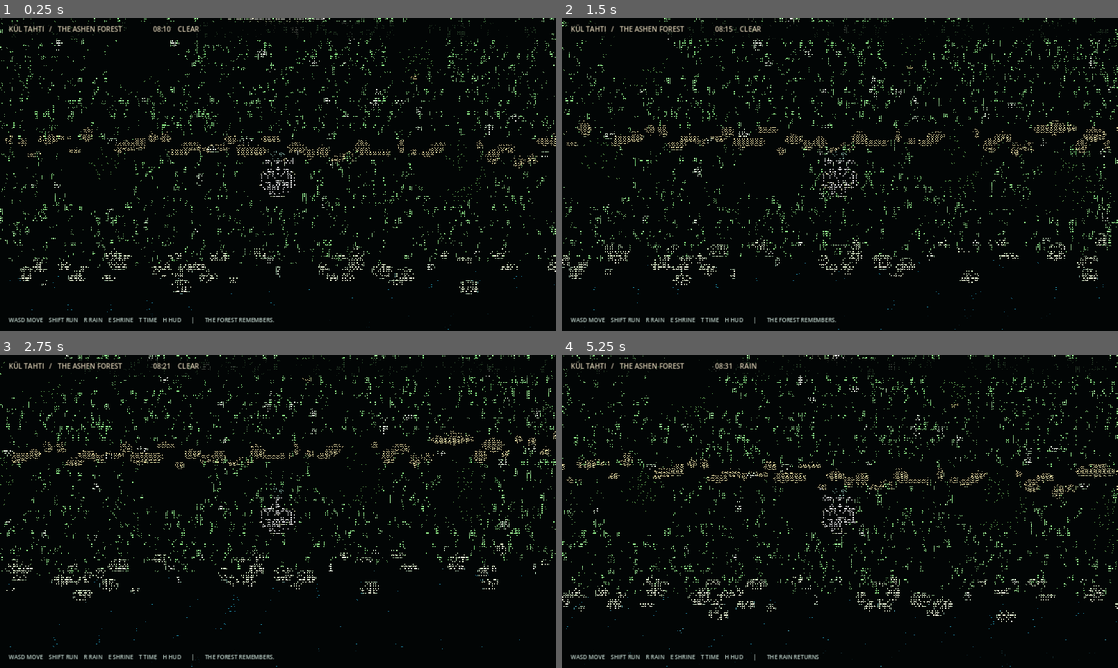
Above: before the commit, frames 1-4 (two rows, left to right).
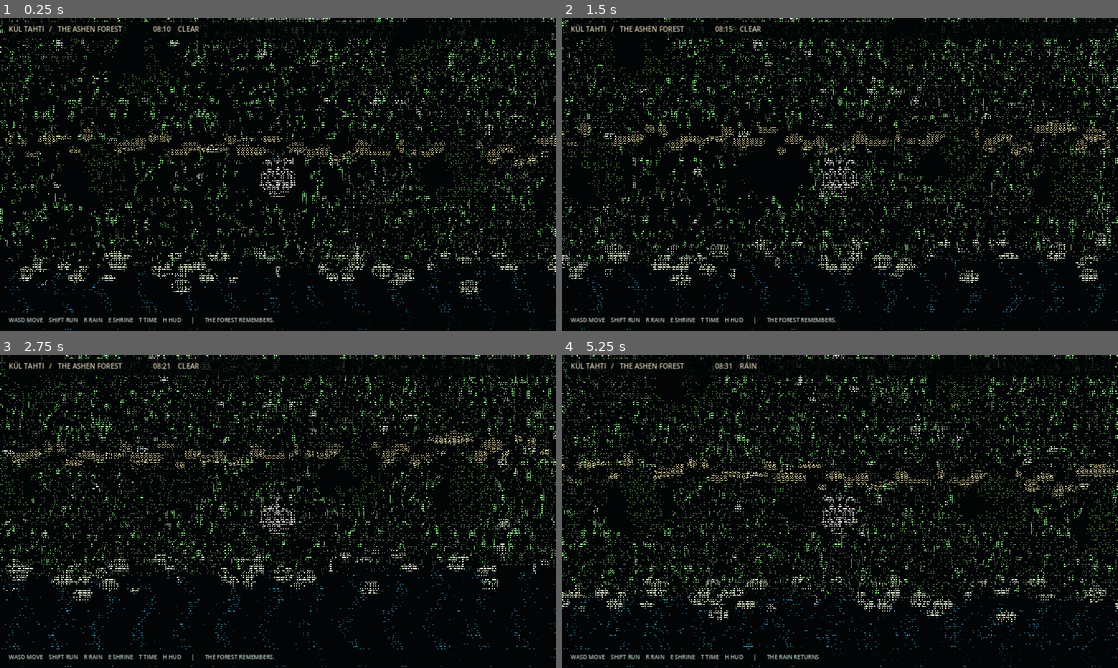
Above: after the commit, the same moments.

Repository: furkhans4o4-create/KUL-TAHTI
Game: Godot game, scene res://scenes/main.tscn
The game is run twice, just before and just after one commit, with the same random seed, the same clock (stepped at 60 frames per second) and the same inputs.
Inputs:
- Up to frame 1 (0.25 s): no input
- Up to frame 2 (1.5 s): tap Enter at 0.5 s; hold D 0.53-1.28 s; hold Shift 0.53-1.28 s; tap Space at 0.77 s; hold S from 1.28 s (still down); tap 1 at 1.35 s
- Up to frame 3 (2.75 s): tap Space at 1.52 s; release S at 2.03 s; hold D from 2.03 s (still down); tap 2 at 2.1 s
- Up to frame 4 (5.25 s): release D at 2.78 s; hold W 2.78-3.53 s; tap 3 at 2.85 s; tap Space at 3.02, 3.77, 4.52 s; hold A 3.53-5.03 s; tap Q at 3.6 s; tap E at 4.35 s; hold S from 5.03 s (still down); tap R at 5.1 s

The runs differ from the first frame. In frame 1, 2.2% of the frame differs, in the area x 0-100%, y 0-100%; in frame 2, 2.5%; in frame 3, 2.7%; in frame 4, 3.1%.

Commit message:
Balance glyph coverage so grass and rippling water stay visible

Diff:
--- a/shaders/ascii.gdshader
+++ b/shaders/ascii.gdshader
@@ -39,7 +39,7 @@
 
     // Material-aware glyph selection: river, leaves, armor and earth use
     // distinct text rhythms instead of one brightness-to-noise lookup.
-    if (blue > 0.024 && avg.b > avg.g * 0.91) {
+    if (blue > 0.009 && avg.b > avg.g * 0.84) {
         glyph = 18.0; // ~ wave
         if (rand > 0.56 + 0.1 * phase) glyph = 19.0; // = ripples
         if (rand < 0.19) glyph = 3.0; // -
@@ -72,10 +72,10 @@
     // The dark ground has almost no letters; foliage carries the scene.
     if (green > 0.025) {
         float leaf_weight = smoothstep(0.12, 0.34, lum);
-        float visible_fraction = mix(0.085, 0.62, leaf_weight);
+        float visible_fraction = mix(0.42, 0.78, leaf_weight);
         if (rand > visible_fraction) glyph = 0.0;
-    } else if (blue > 0.024 && avg.b > avg.g * 0.91) {
-        if (rand > 0.34) glyph = 0.0;
+    } else if (blue > 0.009 && avg.b > avg.g * 0.84) {
+        if (rand > 0.64) glyph = 0.0;
     } else if (warm > 0.03 && lum < 0.34) {
         if (rand > 0.44) glyph = 0.0;
     }
@@ -88,13 +88,13 @@
     float pixels = texture(atlas_tex, atlas_uv).r;
 
     vec3 text_color = pow(max(avg, vec3(0.0)), vec3(0.70)) * brightness;
-    if (blue > 0.024 && avg.b > avg.g * 0.91) {
-        text_color = max(text_color, vec3(0.11, 0.32, 0.48));
+    if (blue > 0.009 && avg.b > avg.g * 0.84) {
+        text_color = max(text_color, vec3(0.18, 0.45, 0.64));
     } else if (green > 0.025) {
-        text_color = max(text_color, vec3(0.15, 0.27, 0.16));
+        text_color = max(text_color, vec3(0.24, 0.43, 0.25));
     }
     text_color = min(vec3(1.0), text_color);
-    vec3 background = vec3(0.009, 0.019, 0.021);
+    vec3 background = vec3(0.008, 0.017, 0.020);
     // The HUD is rendered in another CanvasItem and is never post-processed.
     COLOR = vec4(mix(background, text_color, pixels), 1.0);
 }
